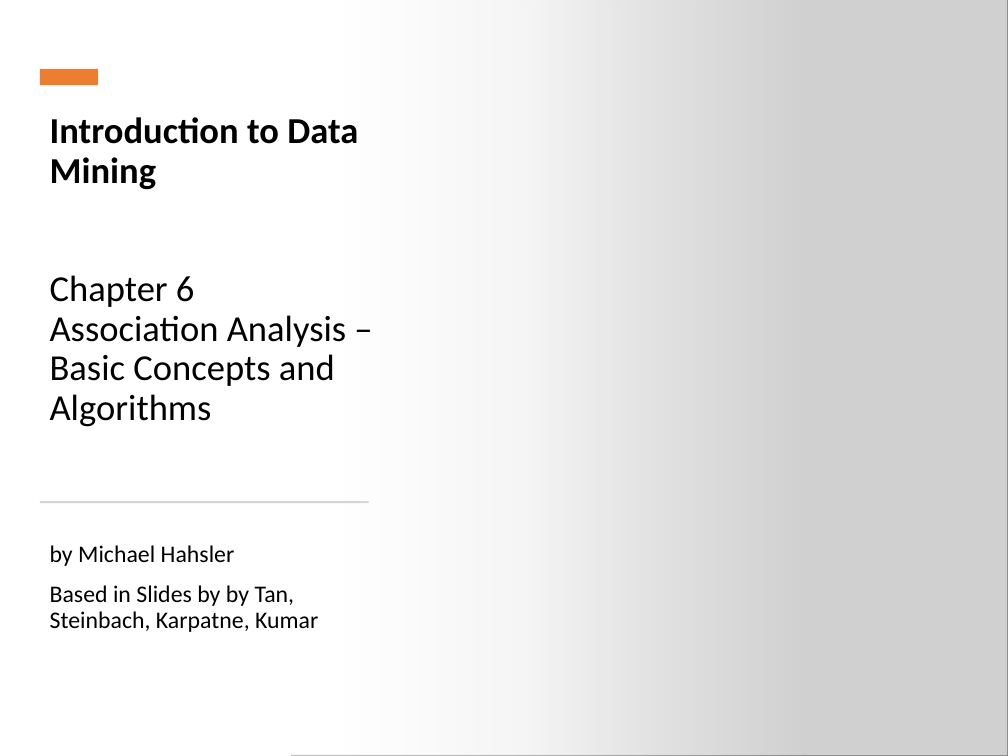
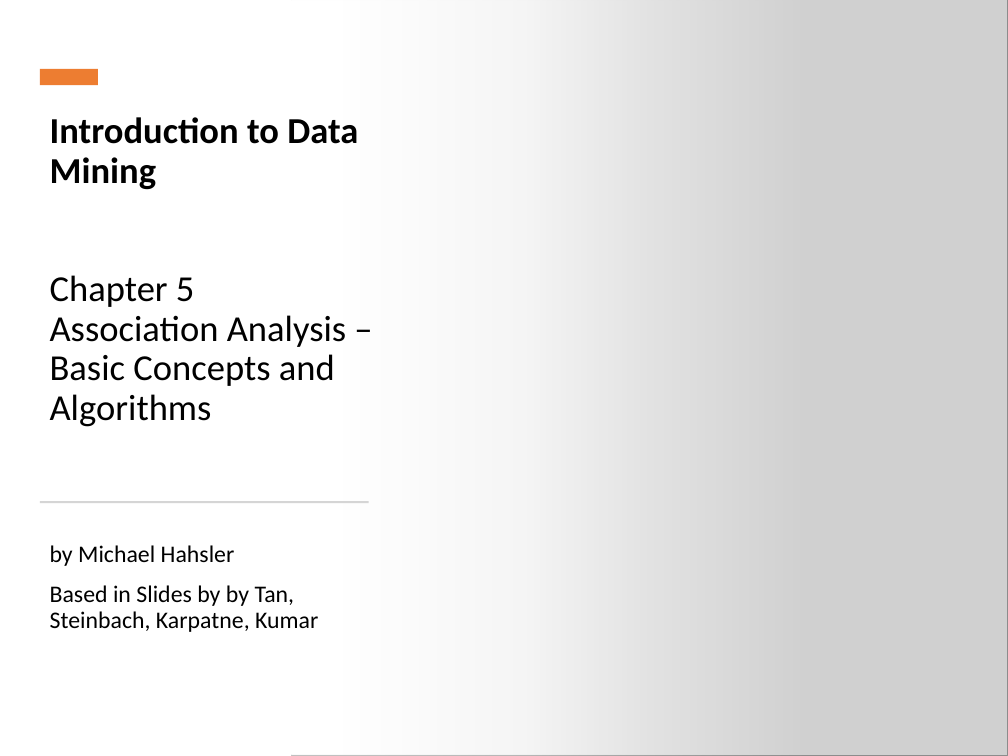
Before and after one commit to mhahsler/Introduction_to_Data_Mining_R_Examples, a slide deck: slide 1 of slides/chap5_basic_association_analysis.pptx. Drawn at 1008x756 pixels with LibreOffice and Linux fonts; fonts in the diff are those of the drawing; grey boxes stand for pictures. Boxes give left, top, right and bottom in pixels: in the first picture for what was removed or moved away, otherwise in the second. Text is boxed around its words. In the diff, an @@ line names an element or a change of style, - is before the commit and + after.

Commit message:
Fixed chapter numbers.

```diff
--- a/slides/chap5_basic_association_analysis.pptx
+++ b/slides/chap5_basic_association_analysis.pptx
@@ title at [50, 117, 358, 427]: text changed @@
-Introduction to Data Mining
-Chapter 6
-Association Analysis – Basic Concepts and Algorithms
+Introduction to Data Mining
+Chapter 5
+Association Analysis – Basic Concepts and Algorithms
```
Also in this commit, not shown: 4 other files.
